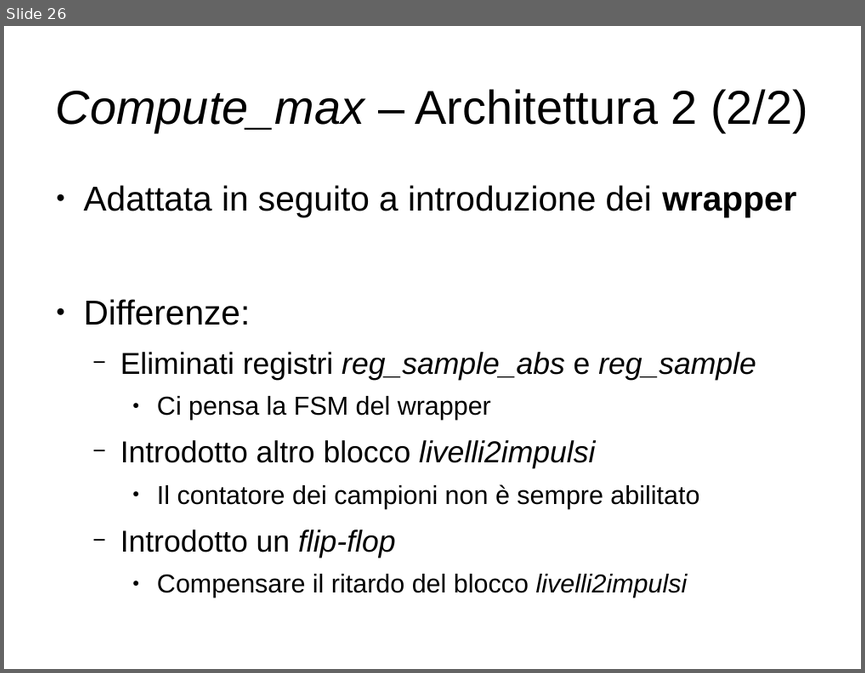
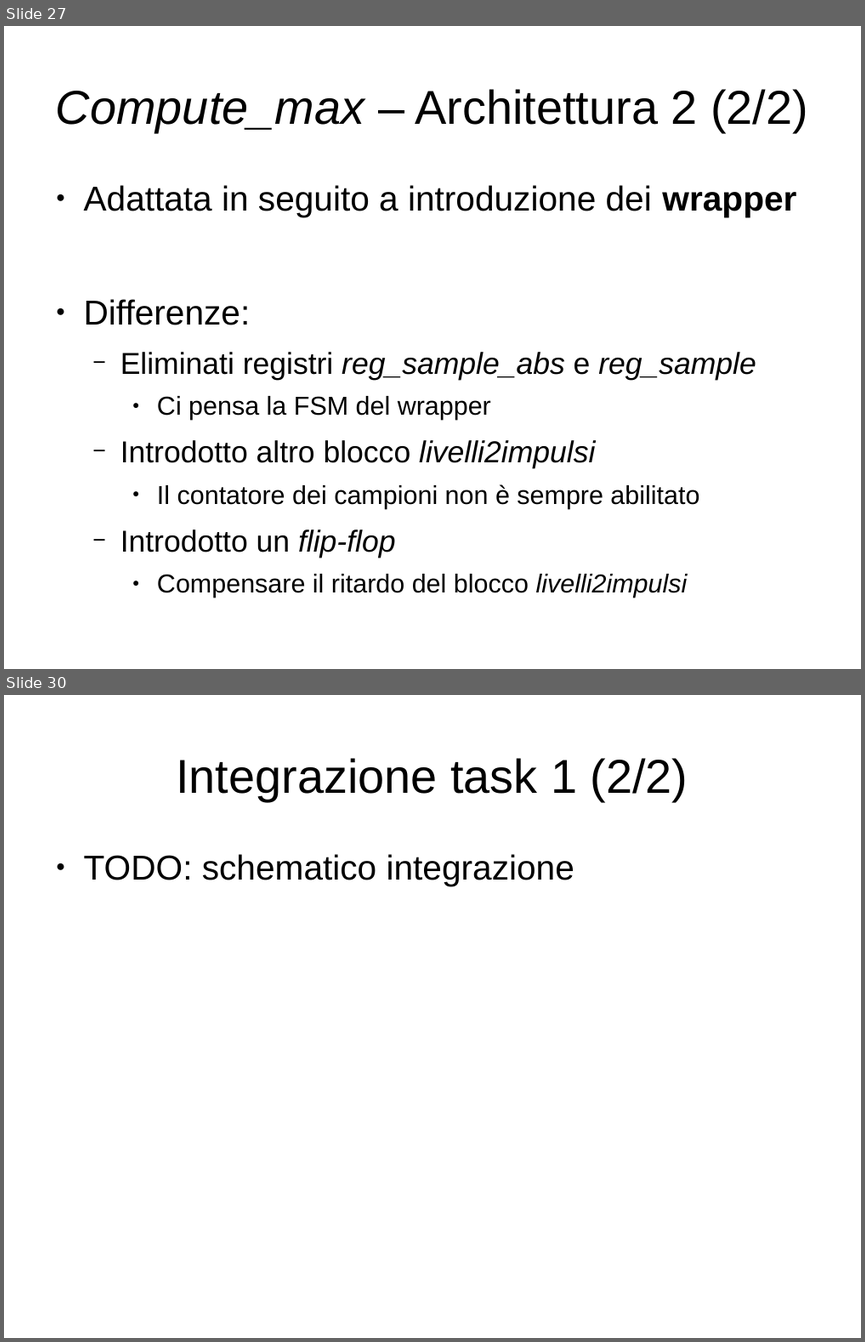
Before and after one commit to artic92/sistemi-embedded-task2, a slide deck: doc/presentazione.odp. Shown one above the other, each under a label of ours: slide 26 before the commit, slides 27 and 30 after it; the slides between them are not shown. The pictures are 865x673 and 865x1342 pixels, drawn with LibreOffice and Linux fonts; fonts in the diff are those of the drawing. Boxes give left, top, right and bottom in pixels: in the first picture for what was removed or moved away, otherwise in the second. Text is boxed around its words. In the diff, an @@ line names an element or a change of style, - is before the commit and + after.

```diff
--- a/doc/presentazione.odp
+++ b/doc/presentazione.odp
@@ slide 30 added at [4, 695, 861, 1338], background #FFFFFF @@
@@ title added at [176, 758, 688, 801], 44 pt, text #000000 @@
+Integrazione task 1 (2/2)
@@ text added at [84, 854, 574, 886], 32 pt, text #000000 @@
+● TODO: schematico integrazione
@@ what was slide 26 is now slide 27 @@
```
Also in this commit, not shown: 5 slides changed, 6 other slides added, 2 slides removed.
